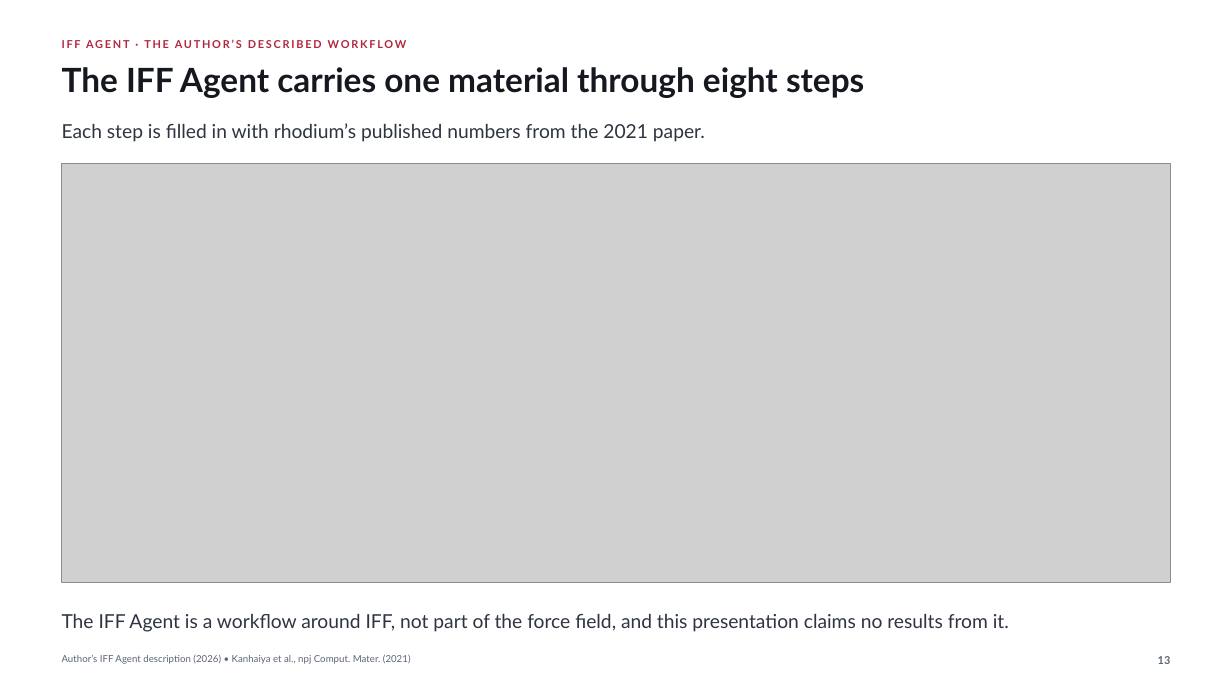
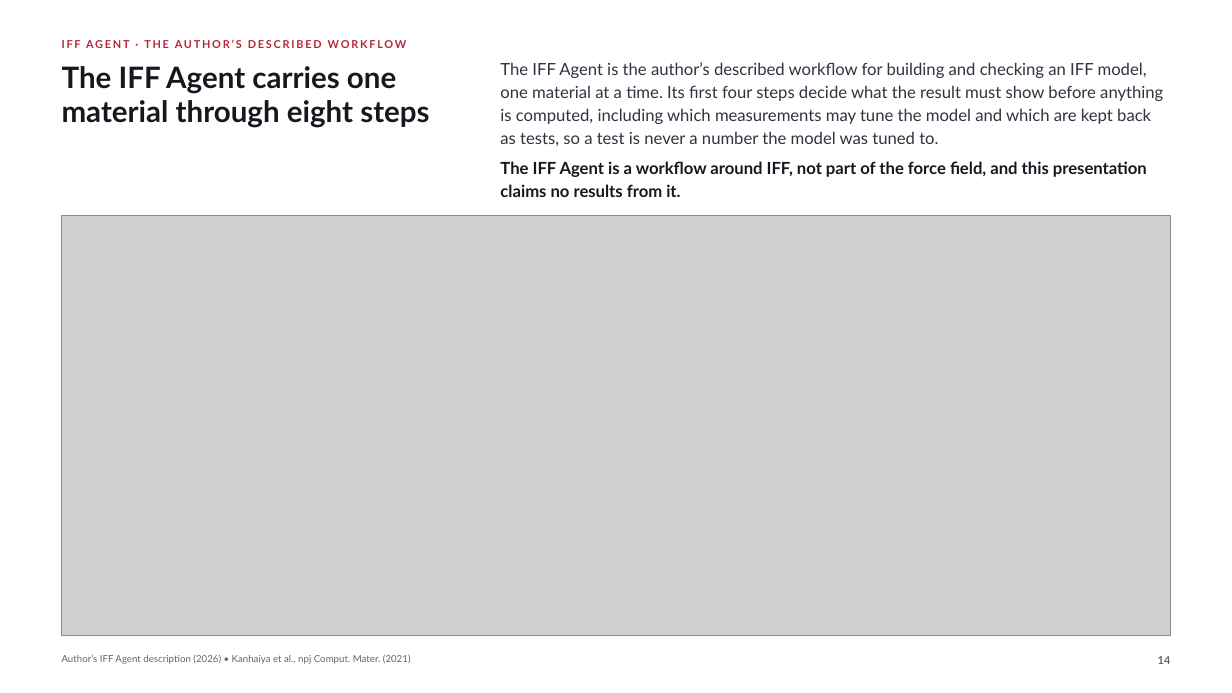
Before and after one commit to fl-sean03/fl-sean03.github.io, a slide deck: slide 14 of static/decks/interface-force-field/downloads/iff-visual-showcase.pptx (slide 13 before the commit). Drawn at 1232x693 pixels with LibreOffice and Linux fonts; fonts in the diff are those of the drawing; grey boxes stand for pictures. Boxes give left, top, right and bottom in pixels: in the first picture for what was removed or moved away, otherwise in the second. Text is boxed around its words. In the diff, an @@ line names an element or a change of style, - is before the commit and + after.

Commit message:
Add plain explanations to every IFF slide and redraw the five terms
Each picture slide now has two to four plain sentences beside its title
and a takeaway at its foot, the same in the viewer, the PowerPoint and
the PDF. The five energy terms are redrawn as five panels of one ethanol
and one water, each keeping only its own atoms in colour and drawing its
motion on the geometry, with the stretch along the O–H bond, the bend
centred on the oxygen, the twist about the C–C axis, the van der Waals
pair ringed and joined, and δ+ and δ− on the charged pair. A new third
slide shows why it matters through catalysts, medicine, bones and teeth,
and cement. The examples are numbered 1 to 3, the IFF Agent slide shows
its eight steps as small pictures built from the deck’s own figures and
rhodium’s published values, and the thank-you slide folds into the
answer, so the deck stays at 15 slides. The platinum result is stated
more cautiously, as a shift from cubes toward tetrahedra.

source/README.md explains how each picture is made, how to rebuild and
check the deck and how it was iterated, and it replaces
SOURCE-REBUILD.md. The checks it names now live in source/, with
verify.py for three-format parity, metadata and wording, interact.py for
the viewer controls and title.py for the Writings title image. A code
review then removed unused options from the build and figure code
without changing any output.

Claude-Session: 1e0464e8-20be-5170-b059-13392d79747b
Claude-Agent: iff-deck-designer

```diff
--- a/static/decks/interface-force-field/downloads/iff-visual-showcase.pptx
+++ b/static/decks/interface-force-field/downloads/iff-visual-showcase.pptx
@@ text at bbox=[62, 66, 396, 93]: text changed; size 26 to 23 pt @@
-The IFF Agent carries one material through eight steps
+The IFF Agent carries one
@@ text added at bbox=[500, 62, 1147, 78], 13 pt, text #2E3440 @@
+The IFF Agent is the author’s described workflow for building and checking an IFF model,
@@ text added at bbox=[500, 85, 1163, 101], 13 pt, text #2E3440 @@
+one material at a time. Its first four steps decide what the result must show before anything
@@ text added at bbox=[62, 100, 429, 127], 23 pt, text #15191F, bold @@
+material through eight steps
@@ text added at bbox=[500, 108, 1151, 124], 13 pt, text #2E3440 @@
+is computed, including which measurements may tune the model and which are kept back
@@ text removed at bbox=[62, 123, 705, 142] @@
-Each step is filled in with rhodium’s published numbers from the 2021 paper.
@@ text added at bbox=[500, 131, 938, 146], 13 pt, text #2E3440 @@
+as tests, so a test is never a number the model was tuned to.
@@ text at bbox=[500, 161, 1147, 177]: text changed; size 15 to 13 pt; text colour #2E3440 to #15191F; bold on @@
-The IFF Agent is a workflow around IFF, not part of the force field, and this presentation claims no results from it.
+The IFF Agent is a workflow around IFF, not part of the force field, and this presentation
@@ text added at bbox=[500, 184, 680, 197], 13 pt, text #15191F, bold @@
+claims no results from it.
@@ picture: place and size @@
-picture at bbox=[62, 164, 1171, 583]
+picture at bbox=[62, 215, 1171, 635]
@@ text at bbox=[1158, 656, 1171, 664]: text changed @@
-13
+14
```
Also in this commit, not shown: 12 other slides changed, 2 slides added, 2 slides removed, 32 other files.
